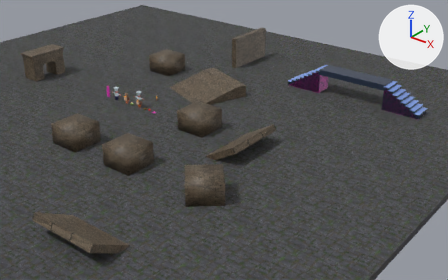
The glTF model assets/models/step12.gltf: old version first, new version second.
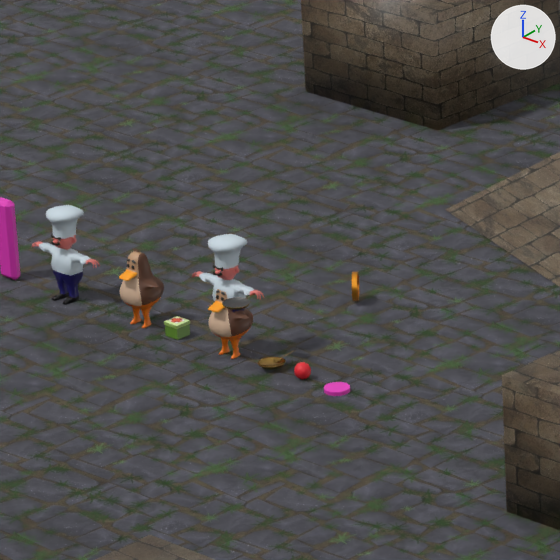
Each version appears first from a 50 mm lens placed at (70.0, -65.2, 39.9), pointed at (12.5, 6.7, -4.7), and next in a close-up on the part from 24% to 41% of the width and 21% to 49% of the height. Arrows for +X, +Y and +Z are at upper right; the lights stay in place. The last two pictures show the newer version. Where no turn or scale is listed for an object, it has been applied to the vertices. Vertices at exactly the same position are counted once.

Before the edit, the objects in view are built like this:
```python
me_cube_004 = bpy.data.meshes.new('Cube.004')
me_cube_004.from_pydata(...)  # 24 vertices, 44 faces; spans x -0.28..0.28, y -0.15..0.15, z -1.0..1.0
me_cube_004.materials.append(mat_proxy)  # pink #e73bbe
me_cube_006 = bpy.data.meshes.new('Cube.006')
me_cube_006.from_pydata(...)  # 48 vertices, 88 faces; spans x -0.215..0.215, y -0.215..0.215, z -0.171..0.22
me_cube_006.materials.append(mat_matte)  # picture img_palette
me_cylinder_003 = bpy.data.meshes.new('Cylinder.003')
me_cylinder_003.from_pydata(...)  # a 12-sided cylinder along z spanning x -0.303..0.303, y -0.303..0.303, z -0.09..0.09
me_cylinder_003.materials.append(mat_proxy)  # pink #e73bbe
me_panmesh = bpy.data.meshes.new('panMesh')
me_panmesh.from_pydata(...)  # 272 vertices, 512 faces; spans x -0.319..0.317, y -0.333..0.753, z -0.032..0.077
me_panmesh.materials.append(mat_copper_001)  # orange #b39050
me_sphere_002 = bpy.data.meshes.new('Sphere.002')
me_sphere_002.from_pydata(...)  # a UV sphere (12 segments, 8 rings, poles along z) spanning x -0.197..0.197, y -0.197..0.197, z -0.197..0.197
me_sphere_002.materials.append(mat_material)  # red #e72833
ob_ball = bpy.data.objects.new('ball', me_sphere_002)
ob_ball.location = (2.29, 0.0, 0.2)
ob_cookproxy = bpy.data.objects.new('cookProxy', me_cube_004)
ob_cookproxy.location = (-7.48, 0.0, 1.02)
ob_healthpack = bpy.data.objects.new('healthpack', me_cube_006)
ob_healthpack.location = (-1.77, 0.0, 0.19)
ob_pan = bpy.data.objects.new('pan', me_panmesh)
ob_pan.location = (1.31, 0.0, 0.13)
ob_panproxy = bpy.data.objects.new('panProxy', me_cylinder_003)
ob_panproxy.location = (3.36, 0.0, 0.0)
# also in view: 'cook' at (-5.5, 0.1, 1.1); 'cook.001' at (0.1, -0.2, 1.7); 'groundbox' at (0.0, 0.0, -0.5); 'ducky.001' at (0.0, 0.0, 0.9); 'ramp' at (4.1, 12.3, 1.0)
```
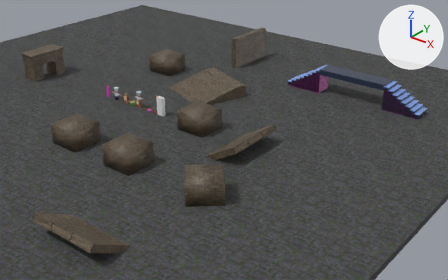
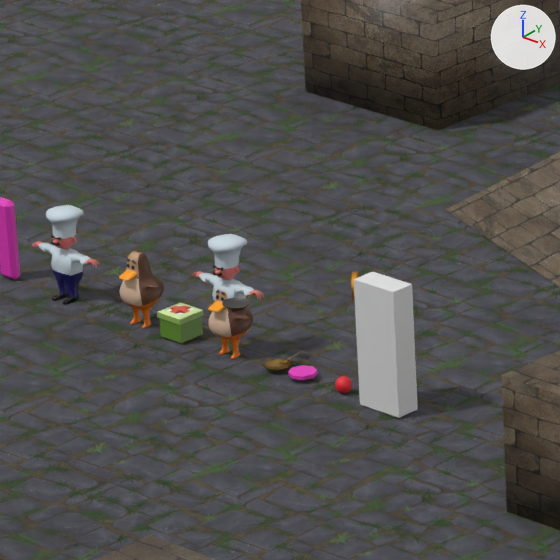
Commit message: step 11: tweaked pan dynamics

Changed parts and their boxes [x1, y1, x2, y2] in the close-ups (560 x 560 px):
'testbox', added
    after: [354, 272, 418, 418]
'healthpack', moved, rescaled (74% wider, 68% taller)
    before: [164, 316, 190, 340]
    after: [157, 302, 203, 343]
'panProxy', moved
    before: [324, 382, 350, 396]
    after: [288, 365, 318, 380]
'ball', moved
    before: [294, 362, 311, 379]
    after: [335, 376, 352, 394]
'pan', moved
    before: [258, 350, 294, 369]
    after: [263, 352, 301, 371]

Diff of the bpy script that builds the scene:
```diff
--- a/assets/models/step12.gltf.py
+++ b/assets/models/step12.gltf.py
@@ me_cube_006 @@
 # used by ob_healthpack; location = (-1.77, 0.0, 0.19)
-me_cube_006.from_pydata(...)  # 48 vertices, 88 faces; spans x -0.215..0.215, y -0.215..0.215, z -0.171..0.22
+me_cube_006.from_pydata(...)  # 48 vertices, 88 faces; spans x -0.371..0.371, y -0.371..0.371, z -0.294..0.379
+# me_cube_006 part 1: the whole mesh is scaled about the mesh origin by 1.72
 me_cube_006.materials.append(mat_matte)
@@ me_cube_005 @@
+me_cube_005.from_pydata(...)  # a box spanning x -0.6..0.6, y -0.3..0.3, z -1.5..1.5
@@ ob_panproxy @@
 ob_panproxy = bpy.data.objects.new('panProxy', me_cylinder_003)
-ob_panproxy.location = (3.36, 0.0, 0.0)
+ob_panproxy.location = (2.29, 0.0, 0.16)
@@ ob_ball @@
 ob_ball = bpy.data.objects.new('ball', me_sphere_002)
-ob_ball.location = (2.29, 0.0, 0.2)
+ob_ball.location = (3.58, 0.0, 0.2)
@@ ob_pan @@
 ob_pan = bpy.data.objects.new('pan', me_panmesh)
-ob_pan.location = (1.31, 0.0, 0.13)
+ob_pan.location = (1.5, 0.0, 0.13)
@@ ob_healthpack @@
 ob_healthpack = bpy.data.objects.new('healthpack', me_cube_006)
-ob_healthpack.location = (-1.77, 0.0, 0.19)
+ob_healthpack.location = (-1.64, 0.0, 0.34)
@@ ob_testbox @@
+ob_testbox = bpy.data.objects.new('testbox', me_cube_005)
+ob_testbox.location = (4.97, 0.0, 1.54)
```
